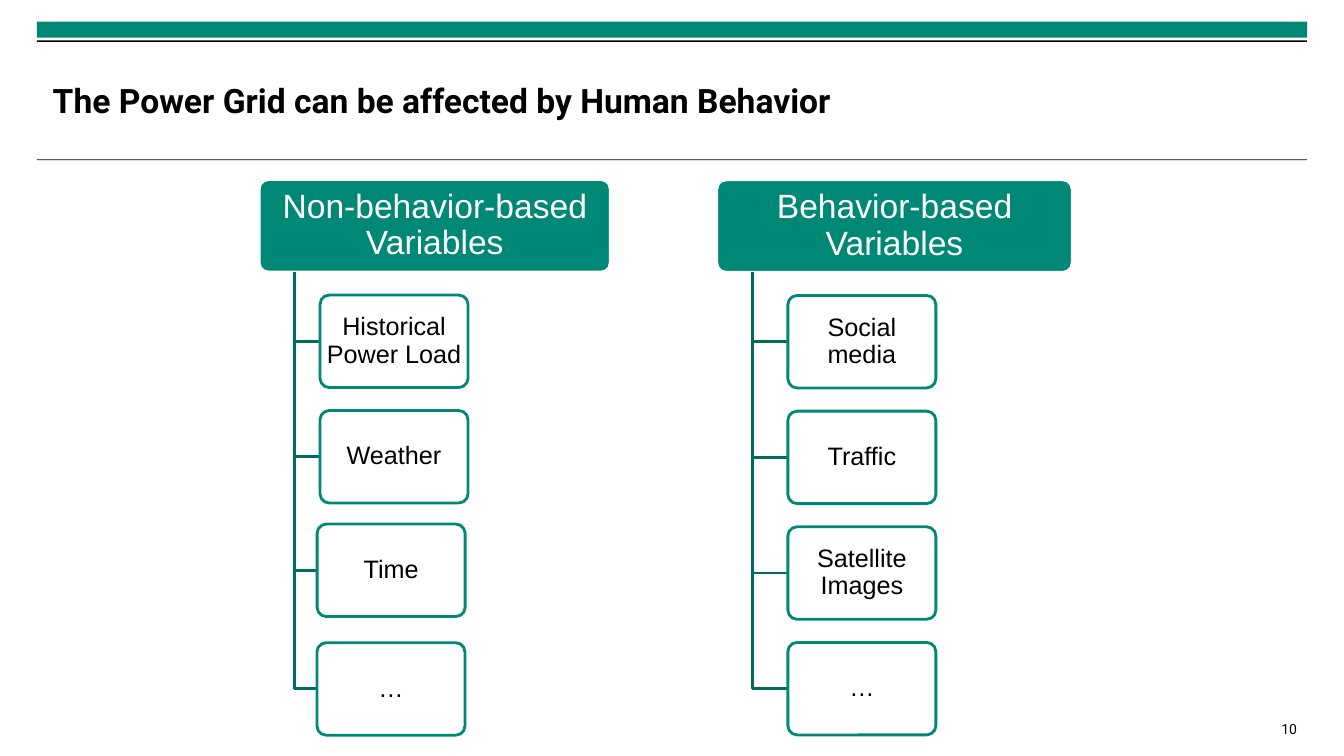
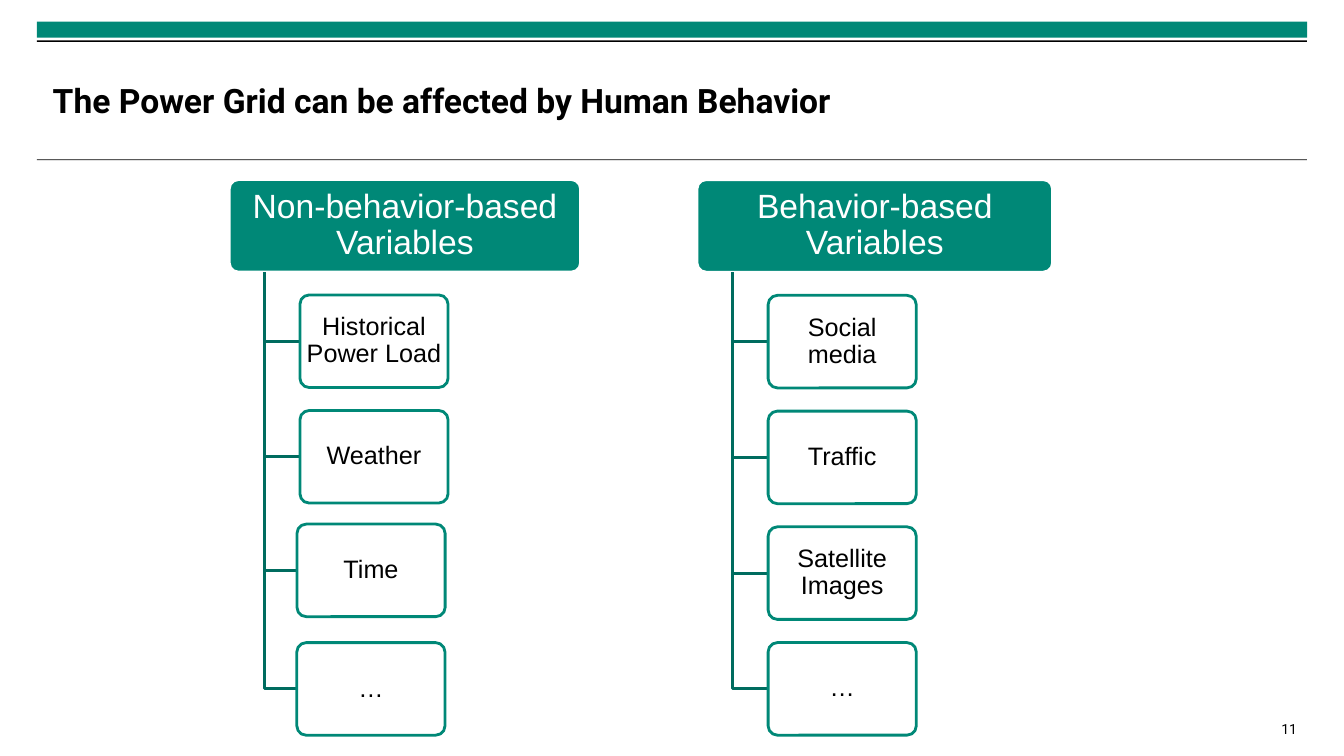
Before and after one commit to isabella-grieser/Modeling-and-Monitoring-Social-Media-Dynamics-to-predict-Electricity-Demand-Peaks, a slide deck: slide 11 of presentations/Zwischenpräsentation.pptx (slide 10 before the commit). Drawn at 1344x756 pixels with LibreOffice and Linux fonts; fonts in the diff are those of the drawing; background and template pictures are left out. Boxes give left, top, right and bottom in pixels: in the first picture for what was removed or moved away, otherwise in the second. Text is boxed around its words. In the diff, an @@ line names an element or a change of style, - is before the commit and + after.

```diff
--- a/presentations/Zwischenpräsentation.pptx
+++ b/presentations/Zwischenpräsentation.pptx
@@ rounded rectangle: place and size @@
-rounded rectangle at [259, 179, 610, 272]
+rounded rectangle at [229, 179, 581, 272]
@@ text "Non-behavior-based Variables": place and size @@
-text "Non-behavior-based Variables" at [283, 193, 587, 255]
+text "Non-behavior-based Variables" at [253, 193, 557, 255]
@@ freeform shape: place and size @@
-freeform shape at [294, 272, 317, 690]
+freeform shape at [264, 272, 296, 689]
@@ freeform shape: place and size @@
-freeform shape at [294, 272, 318, 571]
+freeform shape at [264, 272, 296, 571]
@@ freeform shape: place and size @@
-freeform shape at [294, 272, 321, 457]
+freeform shape at [264, 272, 299, 457]
@@ freeform shape: place and size @@
-freeform shape at [294, 272, 321, 342]
+freeform shape at [264, 272, 299, 342]
@@ 9 texts, 9 rounded rectangles, 4 freeform shapes: place and size @@
-9 texts, 9 rounded rectangles, 4 freeform shapes at [317, 179, 1073, 736]
+9 texts, 9 rounded rectangles, 4 freeform shapes at [296, 179, 1053, 736]
@@ page number at [1281, 724, 1297, 734]: text changed @@
-10
+11
```
Also in this commit, not shown: 11 other slides changed, 1 slide added, 9 other files.
